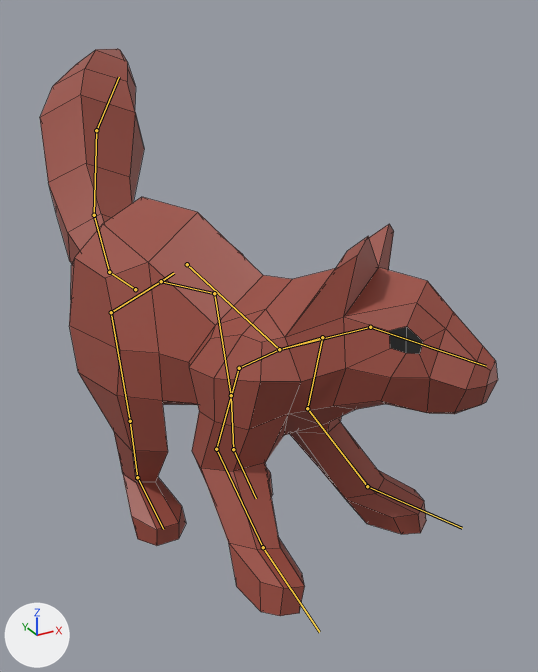
A saved change to the FBX model Assets/Models/Animals/Squirrel.fbx.
Before and after are seen from a 50 mm lens placed at (-8.3, -19.1, 9.7), pointed at (4.4, 3.9, -1.8). Arrows for +X, +Y and +Z are at lower left; the lights stay in place. Both versions are drawn at frame 1 of the action 'BendLeft'; the numbers are the values there. The bones that bend it are drawn over the model as lines. Mesh edges are drawn as thin lines.
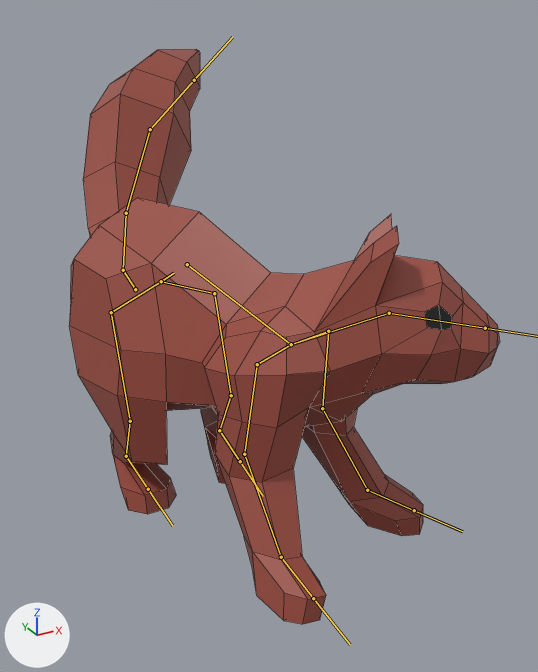
The change, as a list of edits to the scene's bpy script:
```text
Change bone_spine:
    where bone_spine = bpy.data.objects['Armature'].pose.bones['Spine']  # child of 'Base'
    bone_spine.rotation_quaternion: (0.99, -0.057, -0.061, -0.11) -> (0.982, -0.058, -0.083, -0.162)  # degrees (-6, -8, -12) -> degrees (-5, -10, -18)
Change bone_neck:
    where bone_neck = bpy.data.objects['Armature'].pose.bones['Neck']  # child of 'Spine'
    bone_neck.rotation_quaternion: (0.993, 0.0, 0.04, -0.111) -> (0.983, -0.003, 0.069, -0.172)  # degrees (-1, 5, -13) -> degrees (-2, 8, -20)
Change bone_head:
    where bone_head = bpy.data.objects['Armature'].pose.bones['Head']  # child of 'Neck'
    bone_head.rotation_quaternion: (0.991, 0.0, -0.038, -0.126) -> (0.971, -0.007, -0.059, -0.23)  # degrees (1, -4, -14) -> degrees (1, -7, -27)
Change bone_frontthigh_l:
    where bone_frontthigh_l = bpy.data.objects['Armature'].pose.bones['FrontThigh.L']  # child of 'FrontShoulder.L'
    bone_frontthigh_l.rotation_quaternion: (1.0, 0.0, 0.0, 0.0) -> (0.997, -0.081, -0.007, -0.006)  # degrees (0, 0, 0) -> degrees (-9, -1, -1)
Change bone_frontshin_l:
    where bone_frontshin_l = bpy.data.objects['Armature'].pose.bones['FrontShin.L']  # child of 'FrontThigh.L'
    bone_frontshin_l.rotation_quaternion: (1.0, 0.0, 0.0, 0.0) -> (0.973, 0.212, 0.025, 0.083)  # degrees (0, 0, 0) -> degrees (25, 1, 10)
Change bone_frontfoot_l:
    where bone_frontfoot_l = bpy.data.objects['Armature'].pose.bones['FrontFoot.L']  # child of 'FrontShin.L'
    bone_frontfoot_l.rotation_quaternion: (1.0, 0.0, 0.0, 0.0) -> (0.994, -0.099, -0.029, -0.027)  # degrees (0, 0, 0) -> degrees (-11, -4, -3)
Change bone_frontthigh_r:
    where bone_frontthigh_r = bpy.data.objects['Armature'].pose.bones['FrontThigh.R']  # child of 'FrontShoulder.R'
    bone_frontthigh_r.rotation_quaternion: (1.0, 0.0, 0.0, 0.0) -> (0.997, -0.081, 0.007, 0.006)  # degrees (0, 0, 0) -> degrees (-9, 1, 1)
Change bone_frontshin_r:
    where bone_frontshin_r = bpy.data.objects['Armature'].pose.bones['FrontShin.R']  # child of 'FrontThigh.R'
    bone_frontshin_r.rotation_quaternion: (1.0, 0.0, 0.0, 0.0) -> (0.973, 0.212, -0.025, -0.083)  # degrees (0, 0, 0) -> degrees (25, -1, -10)
Change bone_frontfoot_r:
    where bone_frontfoot_r = bpy.data.objects['Armature'].pose.bones['FrontFoot.R']  # child of 'FrontShin.R'
    bone_frontfoot_r.rotation_quaternion: (1.0, 0.0, 0.0, 0.0) -> (0.994, -0.099, 0.029, 0.027)  # degrees (0, 0, 0) -> degrees (-11, 4, 3)
Change bone_backshin_l:
    where bone_backshin_l = bpy.data.objects['Armature'].pose.bones['BackShin.L']  # child of 'BackThigh.L'
    bone_backshin_l.rotation_quaternion: (1.0, 0.0, 0.0, 0.0) -> (0.962, 0.272, -0.005, 0.0)  # degrees (0, 0, 0) -> degrees (32, -1, 0)
Change bone_backfoot_l:
    where bone_backfoot_l = bpy.data.objects['Armature'].pose.bones['BackFoot.L']  # child of 'BackShin.L'
    bone_backfoot_l.rotation_quaternion: (1.0, 0.0, 0.0, 0.0) -> (0.916, -0.387, 0.021, 0.101)  # degrees (0, 0, 0) -> degrees (-45, 7, 10)
Change bone_tailbase:
    where bone_tailbase = bpy.data.objects['Armature'].pose.bones['TailBase']  # child of 'Base'
    bone_tailbase.rotation_quaternion: (0.919, -0.395, 0.0, 0.0) -> (0.915, -0.394, -0.028, -0.082)  # degrees (-47, 0, 0) -> degrees (-46, -7, -7)
Change bone_tailmiddle1:
    where bone_tailmiddle1 = bpy.data.objects['Armature'].pose.bones['TailMiddle1']  # child of 'TailBase'
    bone_tailmiddle1.rotation_quaternion: (0.986, 0.147, -0.029, -0.077) -> (0.982, 0.146, -0.037, -0.11)  # degrees (17, -2, -9) -> degrees (17, -2, -13)
Change bone_tailmiddle2:
    where bone_tailmiddle2 = bpy.data.objects['Armature'].pose.bones['TailMiddle2']  # child of 'TailMiddle1'
    bone_tailmiddle2.rotation_quaternion: (0.973, 0.175, -0.094, -0.116) -> (0.967, 0.173, -0.115, -0.15)  # degrees (21, -8, -15) -> degrees (22, -10, -20)
Change bone_tailtip:
    where bone_tailtip = bpy.data.objects['Armature'].pose.bones['TailTip']  # child of 'TailMiddle2'
    bone_tailtip.rotation_quaternion: (0.979, -0.18, -0.061, -0.068) -> (0.976, -0.181, -0.078, -0.092)  # degrees (-20, -8, -6) -> degrees (-20, -11, -9)
Change bone_backshin_r:
    where bone_backshin_r = bpy.data.objects['Armature'].pose.bones['BackShin.R']  # child of 'BackThigh.R'
    bone_backshin_r.rotation_quaternion: (1.0, 0.0, 0.0, 0.0) -> (0.962, 0.272, 0.005, 0.0)  # degrees (0, 0, 0) -> degrees (32, 1, 0)
Change bone_backfoot_r:
    where bone_backfoot_r = bpy.data.objects['Armature'].pose.bones['BackFoot.R']  # child of 'BackShin.R'
    bone_backfoot_r.rotation_quaternion: (1.0, 0.0, 0.0, 0.0) -> (0.916, -0.387, -0.021, -0.101)  # degrees (0, 0, 0) -> degrees (-45, -7, -10)
```

Changed parts and their boxes [x1, y1, x2, y2] in the pictures (538 x 672 px):
'Mesh', posed
    before: [40, 49, 498, 616]
    after: [69, 49, 500, 624]
bone 'Spine', root to tip
    before: (187, 264) to (279, 349)
    after: (187, 264) to (291, 344)
bone 'Neck', root to tip
    before: (279, 349) to (370, 327)
    after: (291, 344) to (389, 313)
bone 'Head', root to tip
    before: (370, 327) to (486, 366)
    after: (389, 313) to (485, 328)
bone 'FrontThigh.L', root to tip
    before: (322, 337) to (307, 408)
    after: (328, 331) to (322, 408)
bone 'FrontShin.L', root to tip
    before: (307, 408) to (367, 486)
    after: (322, 408) to (367, 490)
bone 'FrontFoot.L', root to tip
    before: (367, 486) to (462, 528)
    after: (367, 490) to (414, 510)
bone 'FrontThigh.R', root to tip
    before: (239, 368) to (216, 449)
    after: (257, 364) to (244, 454)
bone 'FrontShin.R', root to tip
    before: (216, 449) to (263, 547)
    after: (244, 454) to (281, 557)
bone 'FrontFoot.R', root to tip
    before: (263, 547) to (319, 632)
    after: (281, 557) to (313, 598)
bone 'BackShin.L', root to tip
    before: (231, 395) to (233, 449)
    after: (231, 395) to (219, 430)
bone 'BackFoot.L', root to tip
    before: (233, 449) to (256, 498)
    after: (219, 430) to (240, 461)
bone 'TailBase', root to tip
    before: (135, 289) to (109, 272)
    after: (135, 289) to (123, 270)
bone 'TailMiddle1', root to tip
    before: (109, 272) to (94, 215)
    after: (123, 270) to (126, 213)
bone 'TailMiddle2', root to tip
    before: (94, 215) to (96, 130)
    after: (126, 213) to (150, 129)
bone 'TailTip', root to tip
    before: (96, 130) to (119, 77)
    after: (150, 129) to (194, 80)
bone 'BackShin.R', root to tip
    before: (130, 421) to (137, 477)
    after: (130, 421) to (126, 456)
bone 'BackFoot.R', root to tip
    before: (137, 477) to (163, 529)
    after: (126, 456) to (148, 489)
